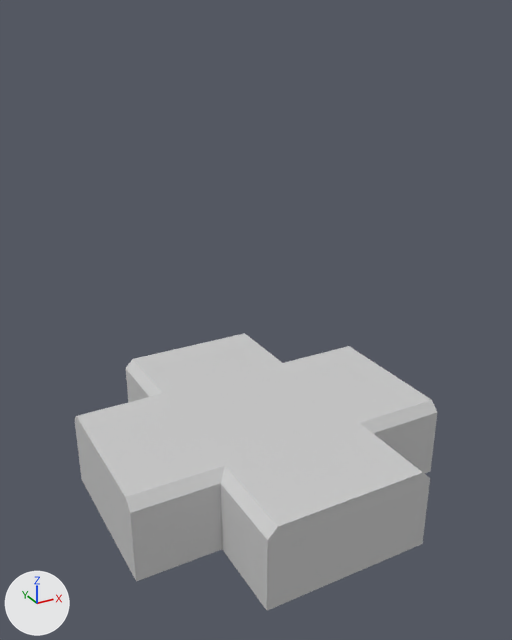
Two versions of the Blender file BlendFiles/Towers.blend, one commit apart.
One viewpoint serves both versions: a 50 mm lens placed at (-1.83, -3.3, 2.74), pointed at (-0.05, -0.07, 1.12). Every picture has the same lights, and +X, +Y and +Z are marked at lower left.

The older version as bpy lines, for what is in view:
```python
me_cylinder = bpy.data.meshes.new('Cylinder')
me_cylinder.from_pydata(...)  # 24 vertices, 18 faces; spans x -1.0..1.0, y -1.0..1.0, z -1.0..0.6
me_cylinder.materials.append(mat_concrete)  # light grey #cdcdcd
me_cylinder_001 = bpy.data.meshes.new('Cylinder.001')
me_cylinder_001.from_pydata(...)  # 144 vertices, 125 faces; spans x -0.9..0.9, y -1.9..0.6, z -0.2..15.2
# faces by material slot: [16, 12, 97]
me_cylinder_001.materials.append(mat_red)  # pink #e07878
me_cylinder_001.materials.append(mat_blue)  # blue #78a2e0
me_cylinder_001.materials.append(mat_steel)  # dark grey #69605c
me_plane = bpy.data.meshes.new('Plane')
me_plane.from_pydata(...)  # 19 vertices, 13 faces; spans x 0.0..1.0, y -1.0..0.0, z 0.0..0.5
me_plane.materials.append(mat_concrete)  # light grey #cdcdcd
ob_laserdish = bpy.data.objects.new('LaserDish', me_cylinder_001)
ob_laserdish.location = (-0.493, -0.014, 2.255)
ob_laserdish.rotation_euler = (1.571, 0.0, 1.571)  # degrees (90, 0, 90)
ob_laserdish.scale = (0.583, 0.583, 0.0672)
ob_laserdish.hide_set(True)
ob_lasertowerbase = bpy.data.objects.new('LaserTowerBase', me_cylinder)
ob_lasertowerbase.location = (0.0, 0.0, 0.945)
ob_lasertowerbase.scale = (0.491, 0.491, 0.491)
ob_lasertowerbase.hide_set(True)
ob_towerbase = bpy.data.objects.new('TowerBase', me_plane)
ob_towerbase.location = (0.0, 0.0, 0.0)
_m = ob_towerbase.modifiers.new('Mirror', 'MIRROR')
_m.use_axis = (True, True, False)
```
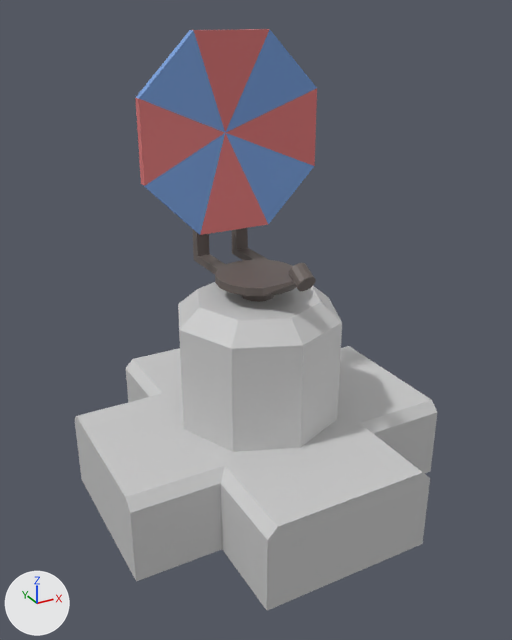
Location of each change, (x1, y1, x2, y2) in pixels of the pictures (512 x 640 px):
'LaserDish', shown
    after: (135, 29, 317, 302)
'LaserTowerBase', shown
    after: (178, 282, 342, 452)

The change in detail:
me_cylinder_001 is used by ob_laserdish; location (-0.493, -0.014, 2.255); rotation (1.571, 0.0, 1.571), in degrees (90, 0, 90); scale (0.583, 0.583, 0.0672).
me_cylinder_001 had 144 vertices, 125 faces and spanned x -0.9..0.9, y -1.9..0.6, z -0.2..15.2.
me_cylinder_001 now has 144 vertices, 262 faces and spans x -0.9..0.9, y -0.1..2.4, z -8.0..8.0.
Part 1, on me_cylinder_001:
18 vertices are removed from x -0.9..0.9, y -1.2..0.6, z 0.9..3.3.
24 faces are deleted.
136 vertices are added at x -0.9..0.9, y -0.1..2.4, z -8.0..8.0.
8 new vertices lie (0.0, 0.5, 0.0) away from vertices in x 0.8..0.9, y 0.3, z -2.5..2.5.
24 new faces join them, mat_red (pink #e07878).
16 new faces join them, mat_blue (blue #78a2e0).
222 new faces join them, mat_steel (dark grey #69605c).
Object 'LaserTowerBase' (ob_lasertowerbase) is now shown.
Object 'LaserDish' (ob_laserdish) moves from (-0.493, -0.014, 2.255) to (0.0, 0.0, 1.225).
Object 'LaserDish' (ob_laserdish) is now shown.
